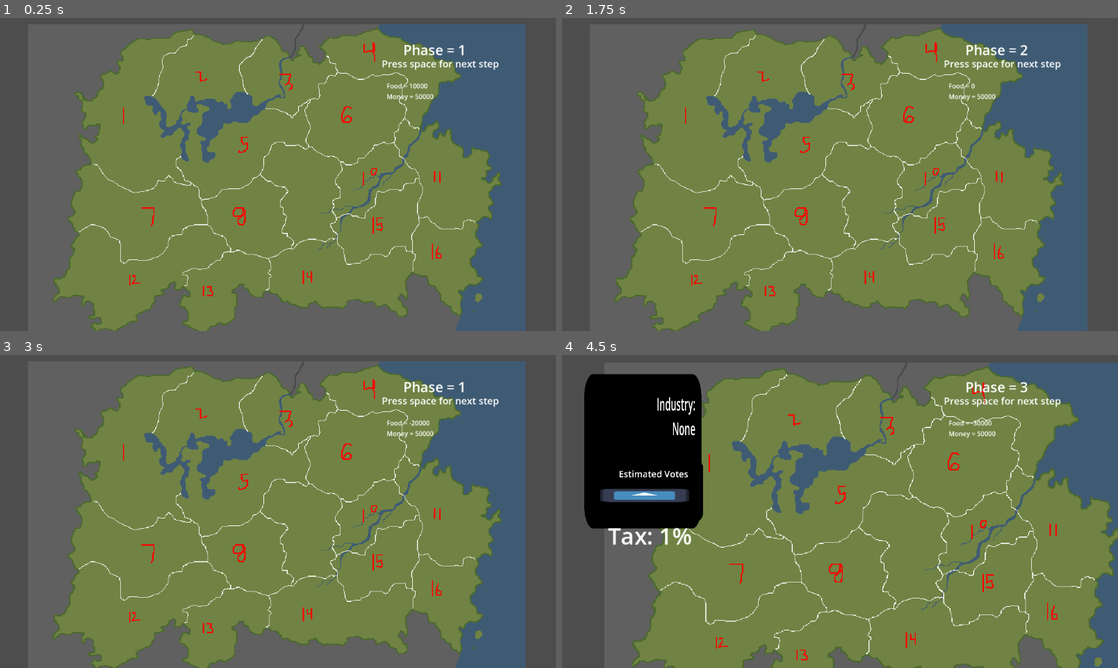
Above: before the commit, frames 1-4 (two rows, left to right).
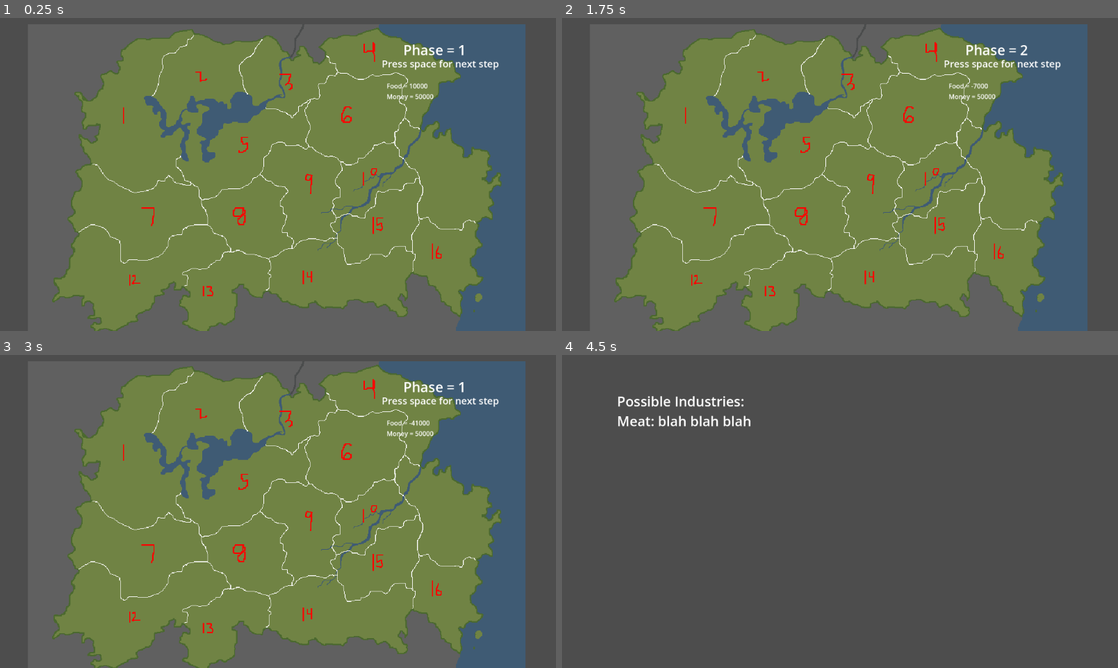
Above: after the commit, the same moments.

Repository: mccoogp/WeatherInc
Game: Godot game, scene res://world.tscn
Two runs of this game, one before a commit and one after it. Both use one fixed random seed, a clock stepped at 60 frames per second and the inputs below. The engine's default icon, where the game draws it, is replaced by a stand-in: a white triangle on a blue panel in a dark square.
Inputs (mouse positions are in pixels of both pictures, inside the frame that each line leads up to):
- Up to frame 1 (0.25 s): no input
- Up to frame 2 (1.75 s): tap Space at 0.5, 1.52, 1.55 s; move the mouse to (962, 158) at 0.52 s; hold Right 0.53-1.28 s; hold Space 0.53-1.28 s; click (962, 158) at 0.67 s; move the mouse to (728, 190) at 1.27 s; hold Down from 1.28 s (still down); tap X at 1.35 s; click (728, 190) at 1.42 s
- Up to frame 3 (3 s): tap Space at 1.82, 2, 2.3, 2.75 s; move the mouse to (333, 442) at 2.02 s; release Down at 2.03 s; hold Right 2.03-2.78 s; hold Enter 2.03-2.78 s; click (333, 442) at 2.17 s; move the mouse to (250, 574) at 2.77 s; hold Up from 2.78 s (still down); tap Backspace at 2.85 s; click (250, 574) at 2.92 s
- Up to frame 4 (4.5 s): tap Space at 3.02, 3.05, 3.32, 3.5 s; move the mouse to (1006, 558) at 3.52 s; release Up at 3.53 s; hold Space 3.53-4.28 s; hold Left from 3.53 s (still down); click (1006, 558) at 3.67 s; move the mouse to (673, 464) at 4.27 s; tap X at 4.35 s; click (673, 464) at 4.42 s

The runs differ from the first frame. In frame 1, 0.4% of the frame differs, in the area x 46-91%, y 32-74%; in frame 2, 0.4%; in frame 3, 0.4%; in frame 4, 83%, in the area x 4-100%, y 2-100%.

Commit message:
Added all the districts to the list and placed more.

Diff:
--- a/district.tscn
+++ b/district.tscn
@@ -1,7 +1,7 @@
 [gd_scene load_steps=4 format=3 uid="uid://cacfd62pudml6"]
 
 [ext_resource type="Script" path="res://district.gd" id="1_gpufd"]
-[ext_resource type="Texture2D" uid="uid://dq6yda8lu7x8d" path="res://ogpc_map/map9.png" id="2_dre5u"]
+[ext_resource type="Texture2D" uid="uid://lbnmtd3bb3gc" path="res://ogpc_map/map11.png" id="2_sdxy7"]
 [ext_resource type="Script" path="res://districtsprite.gd" id="3_mvpsf"]
 
 [node name="District" type="Node2D"]
@@ -11,7 +11,7 @@
 [node name="Main" type="Sprite2D" parent="." node_paths=PackedStringArray("district")]
 position = Vector2(0.71, 0.71)
 scale = Vector2(0.0107812, 0.0107812)
-texture = ExtResource("2_dre5u")
+texture = ExtResource("2_sdxy7")
 script = ExtResource("3_mvpsf")
 district = NodePath("..")
 
--- a/world.gd
+++ b/world.gd
@@ -72,7 +72,7 @@
 					foodprod = 0
 
 					#taxes
-					for district in 9:
+					for district in 16:
 						if districts[district].newtax > 100:
 							districts[district].newtax = 100
 						if districts[district].tax < districts[district].newtax:
@@ -84,7 +84,7 @@
 						districts[district].tax = districts[district].newtax
 
 					#production
-					for district in 9:
+					for district in 16:
 						totalpop += districts[district].population
 						if "grain" in districts[district].product:
 							var district_foodprod = 3 * districts[district].productivity * districts[district].population
@@ -106,7 +106,7 @@
 					food += foodprod - totalpop
 
 					#disasters
-					for district in 9:
+					for district in 16:
 						var thing = disaster(temp)
 						if thing == "none":
 							pass
@@ -129,7 +129,7 @@
 		if phase == 3:
 			if zoom == -1:
 				curprod = 0
-				for district in 9:
+				for district in 16:
 					if districts[district].clicked == true:
 						zoom = district
 						cameracenter = districts[district].center
@@ -301,7 +301,7 @@
 							cameracenter =  Vector2(420, 297)
 							camerazoom = 1
 							zoom = -1
-							for district in 9:
+							for district in 16:
 								if districts[district].clicked == true:
 									districts[district].clicked = false
 							$DistrictMenu/Industry/Sprite2D.texture = null
--- a/world.tscn
+++ b/world.tscn
@@ -20,6 +20,8 @@
 [ext_resource type="Texture2D" uid="uid://dq6yda8lu7x8d" path="res://ogpc_map/map9.png" id="12_7bvj4"]
 [ext_resource type="PackedScene" uid="uid://s2poj2l4nlfc" path="res://news.tscn" id="12_k216x"]
 [ext_resource type="Script" path="res://tax_label.gd" id="13_6327v"]
+[ext_resource type="Texture2D" uid="uid://b1yqgep36wrhs" path="res://ogpc_map/map10.png" id="13_thahp"]
+[ext_resource type="Texture2D" uid="uid://lbnmtd3bb3gc" path="res://ogpc_map/map11.png" id="14_e5fce"]
 
 [sub_resource type="LabelSettings" id="LabelSettings_j4inj"]
 font_size = 24
@@ -43,7 +45,7 @@
 [node name="world" type="Node2D" node_paths=PackedStringArray("districts")]
 scale = Vector2(0.84, 0.84)
 script = ExtResource("1_3gon6")
-districts = [NodePath("District"), NodePath("District2"), No …(117 unchanged characters)… Path("District8"), NodePath("District9")]
+districts = [NodePath("District"), NodePath("District2"), No …(117 unchanged characters)… Path("District8"), NodePath("District9"), NodePath("District10"), NodePath("District11"), NodePath("District12"), NodePath("District13"), NodePath("District14"), NodePath("District15"), NodePath("District16")]
 
 [node name="Background" type="Sprite2D" parent="."]
 texture_filter = 1
@@ -136,6 +138,7 @@
 image = ExtResource("11_fs5wx")
 
 [node name="District9" parent="." instance=ExtResource("2_41llr")]
+visible = false
 texture_filter = 1
 position = Vector2(429.762, 300)
 scale = Vector2(67, 67)
@@ -143,6 +146,39 @@
 center = Vector2(490, 340)
 zoom = 2.3
 image = ExtResource("12_7bvj4")
+
+[node name="District10" parent="." instance=ExtResource("2_41llr")]
+visible = false
+texture_filter = 1
+position = Vector2(613.095, 261.905)
+scale = Vector2(67, 67)
+DistrictNumber = 10
+center = Vector2(629, 290)
+zoom = 3.2
+image = ExtResource("13_thahp")
+
+[node name="District11" parent="." instance=ExtResource("2_41llr")]
+texture_filter = 1
+position = Vector2(790.476, 247.619)
+scale = Vector2(67, 67)
+center = Vector2(820, 300)
+zoom = 2.5
+image = ExtResource("14_e5fce")
+
+[node name="District12" parent="." instance=ExtResource("2_41llr")]
+visible = false
+
+[node name="District13" parent="." instance=ExtResource("2_41llr")]
+visible = false
+
+[node name="District14" parent="." instance=ExtResource("2_41llr")]
+visible = false
+
+[node name="District15" parent="." instance=ExtResource("2_41llr")]
+visible = false
+
+[node name="District16" parent="." instance=ExtResource("2_41llr")]
+visible = false
 
 [node name="Label2" type="Label" parent="."]
 texture_filter = 2
Not shown: 1 places in news.tscn that only renumber resources
Not shown: 1 places in world.tscn that only renumber resources
